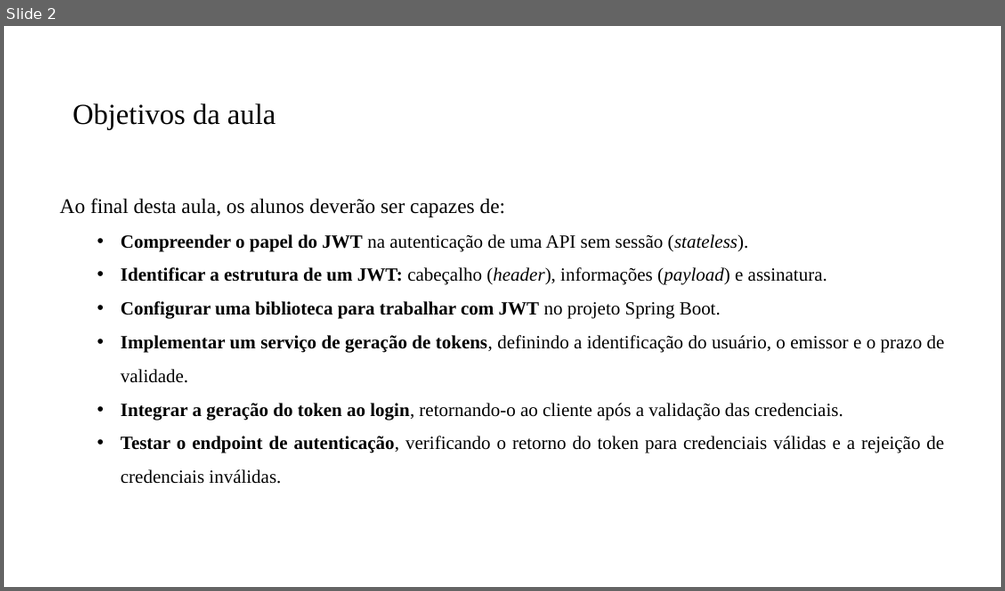
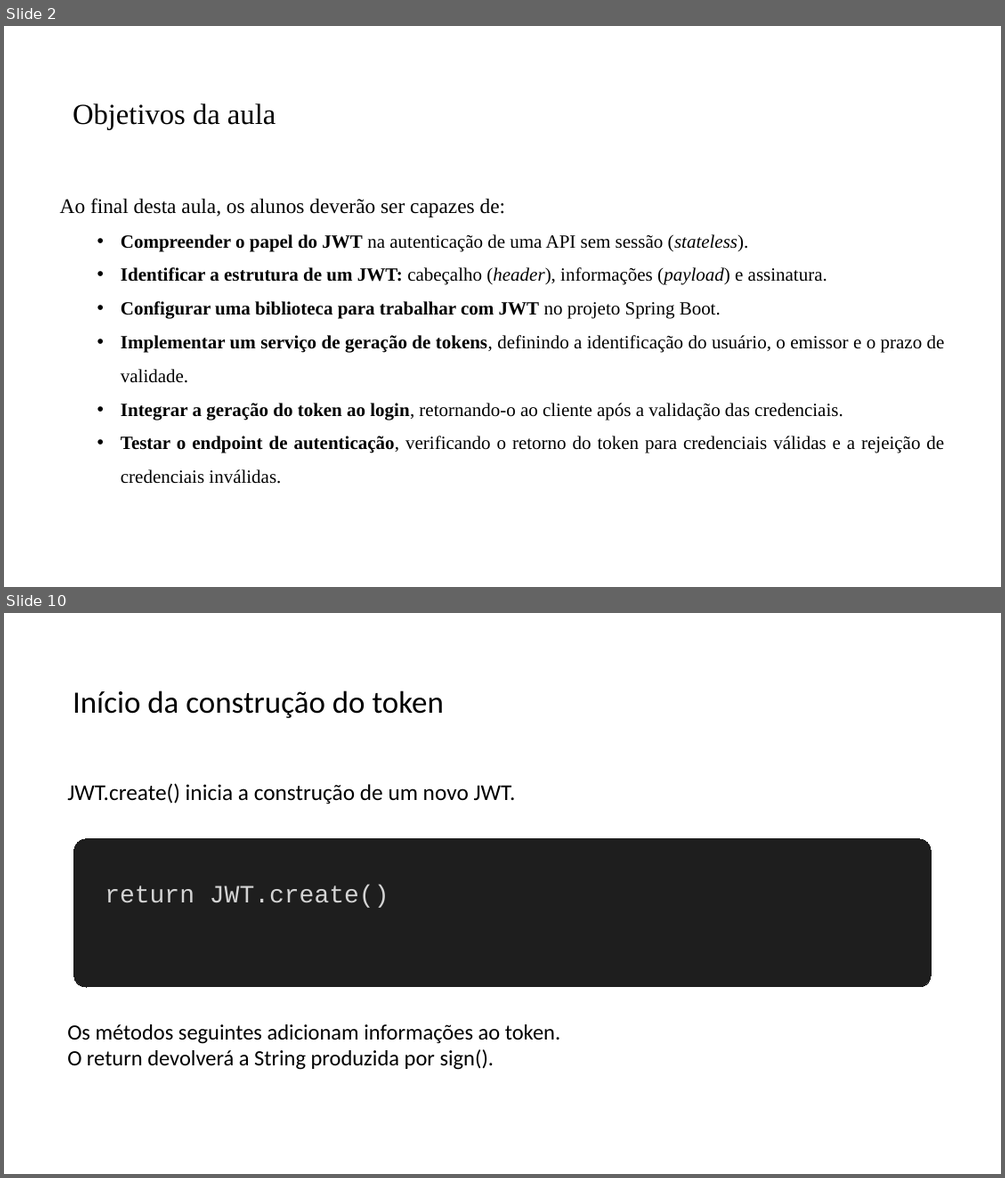
Before and after one commit to PedroMiho/UMC, a slide deck: engenharia-software/software-corporativo/boas-praticas/aula-07-JWT/spring-security.pptx. Shown one above the other, each under a label of ours: slide 2 before the commit, slides 2 and 10 after it; the slides between them are not shown. The pictures are 1005x591 and 1005x1178 pixels, drawn with LibreOffice and Linux fonts; fonts in the diff are those of the drawing; background and template pictures are left out. Boxes give left, top, right and bottom in pixels: in the first picture for what was removed or moved away, otherwise in the second. Text is boxed around its words. In the diff, an @@ line names an element or a change of style, - is before the commit and + after.

```diff
--- a/engenharia-software/software-corporativo/boas-praticas/aula-07-JWT/spring-security.pptx
+++ b/engenharia-software/software-corporativo/boas-praticas/aula-07-JWT/spring-security.pptx
@@ slide 10 added at <box>4,613,1001,1174</box>, background #FFFFFF @@
@@ title added at <box>73,690,444,718</box>, 30 pt, text #000000 @@
+Início da construção do token
@@ text added at <box>67,783,516,804</box>, 21.8 pt, text #000000 @@
+JWT.create() inicia a construção de um novo JWT.
@@ rounded rectangle added at <box>74,839,931,987</box>, fill #1E1E1E, outline #1E1E1E 0.75 pt @@
@@ text added at <box>105,884,389,908</box>, 24 pt, text #D4D4D4 @@
+return JWT.create()
@@ text added at <box>67,1024,560,1070</box>, 21 pt, text #000000 @@
+Os métodos seguintes adicionam informações ao token.
+O return devolverá a String produzida por sign().
```
Also in this commit, not shown: 1 slide changed, 12 other slides added.
